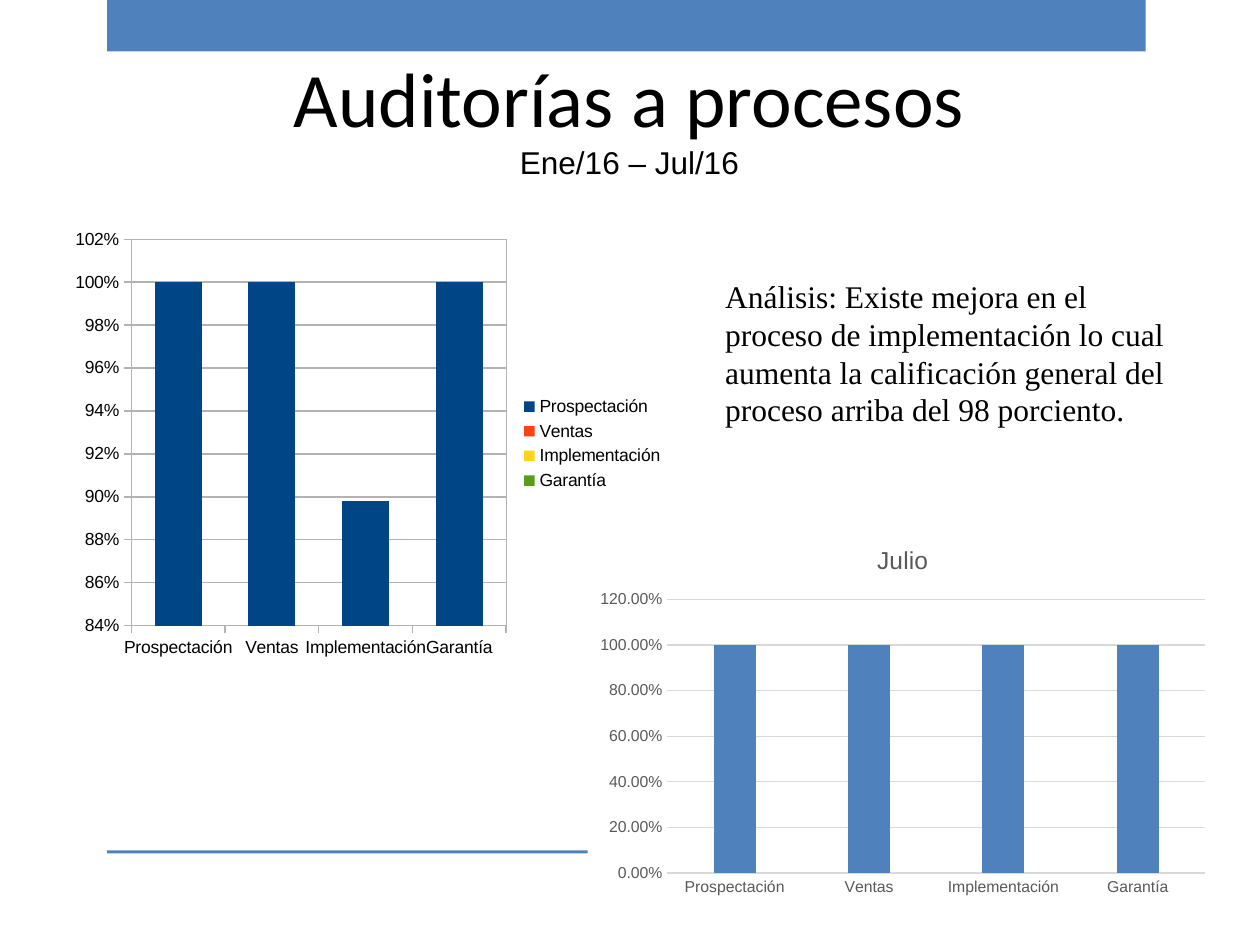
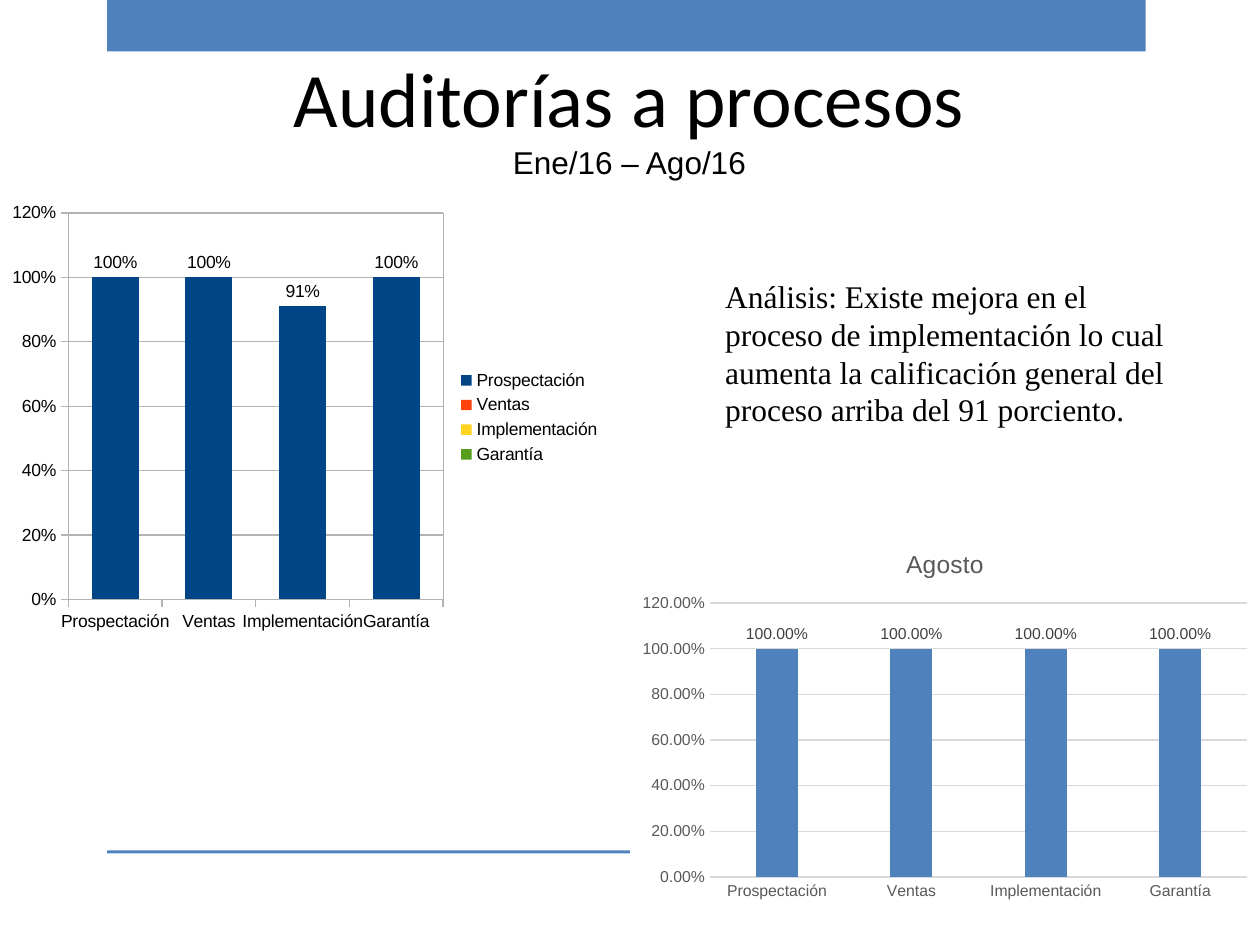
Before and after one commit to ricardo-novelasos/SOSQTP, a slide deck: slide 14 of Proyectos/2016/Métricas y monitoreo/Reporte_monitoreo_2016.pptx. Drawn at 1260x945 pixels with LibreOffice and Linux fonts; fonts in the diff are those of the drawing; background and template pictures are left out. Boxes give left, top, right and bottom in pixels: in the first picture for what was removed or moved away, otherwise in the second. Text is boxed around its words. In the diff, an @@ line names an element or a change of style, - is before the commit and + after.

Commit message:
Monitoreo Agosto, 2016

```diff
--- a/Proyectos/2016/Métricas y monitoreo/Reporte_monitoreo_2016.pptx
+++ b/Proyectos/2016/Métricas y monitoreo/Reporte_monitoreo_2016.pptx
@@ text at (x1=513, y1=151, x2=746, y2=180): text changed @@
-Ene/16 – Jul/16
+Ene/16 – Ago/16
@@ column chart at (x1=0, y1=194, x2=614, y2=640) @@
@@ Procesos Internos, Implementación: 0.9 to 0.91 @@
@@ data labels of Procesos Internos added @@
@@ value axis changed @@
@@ column chart moved from (x1=63, y1=220, x2=677, y2=667) to (x1=0, y1=194, x2=614, y2=640) @@
@@ text at (x1=725, y1=286, x2=1163, y2=428): text changed @@
-Análisis: Existe mejora en el proceso de implementación lo cual aumenta la calificación general del proceso arriba del 98 porciento.
+Análisis: Existe mejora en el proceso de implementación lo cual aumenta la calificación general del proceso arriba del 91 porciento.
@@ column chart at (x1=630, y1=530, x2=1260, y2=908) @@
@@ title "Julio" to "Agosto" @@
-Julio: 1, 1, 1, 1
+Agosto: 1, 1, 1, 1
@@ data labels of Agosto added @@
@@ column chart moved from (x1=587, y1=527, x2=1217, y2=905) to (x1=630, y1=530, x2=1260, y2=908) @@
```
Also in this commit, not shown: 20 other slides changed, 1 other file.
